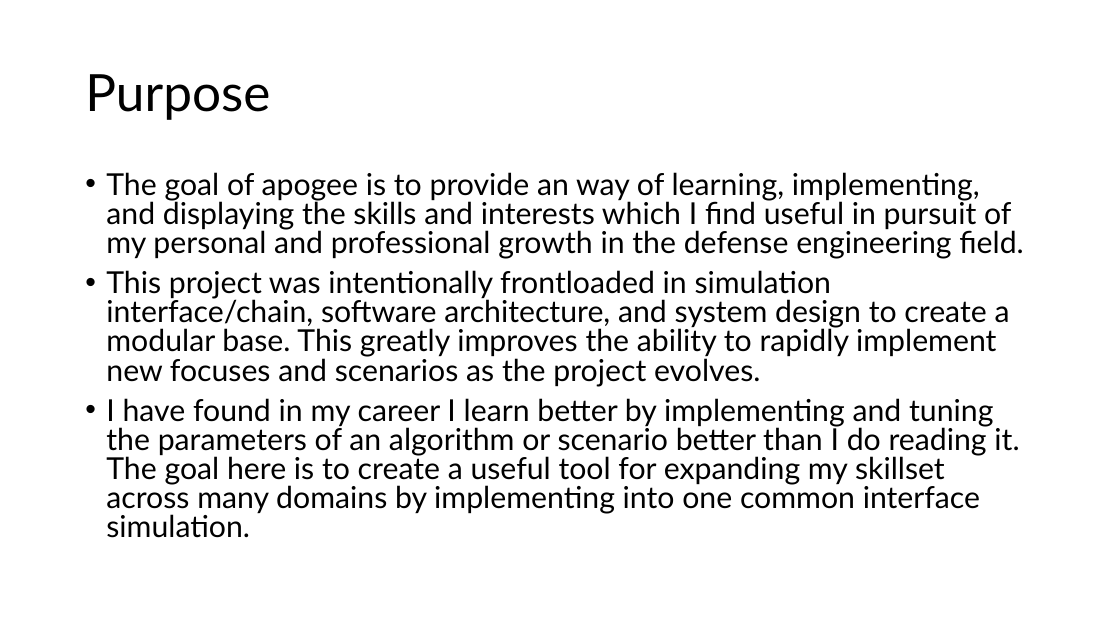
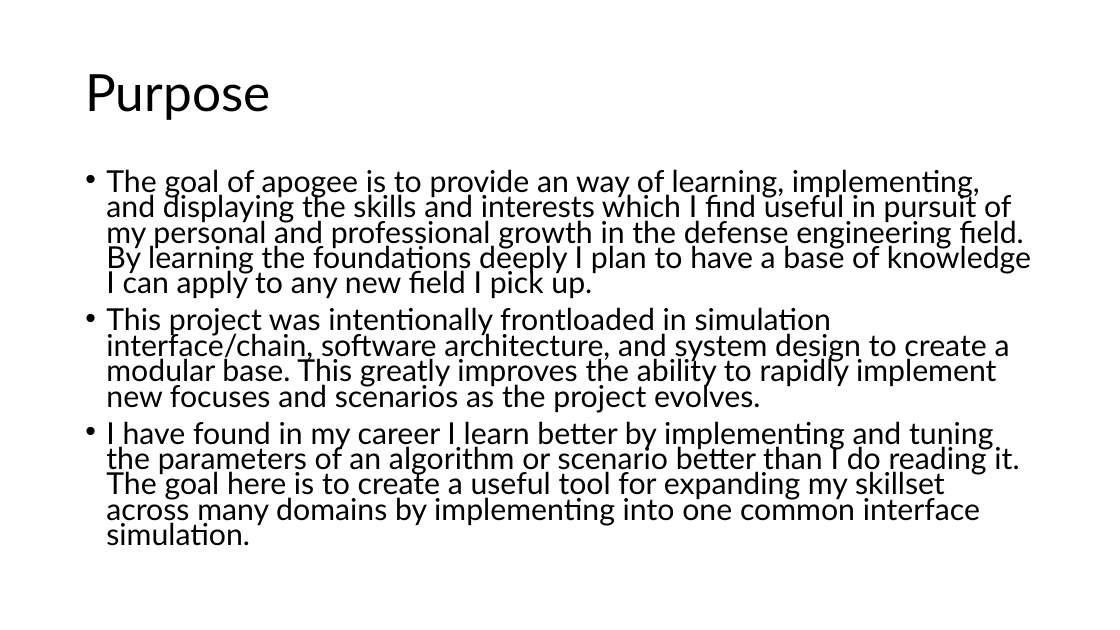
Before and after one commit to jeremyjestel/apogee, a slide deck: slide 2 of docs/Apogee_Progession.pptx. Drawn at 1120x630 pixels with LibreOffice and Linux fonts; fonts in the diff are those of the drawing. Boxes give left, top, right and bottom in pixels: in the first picture for what was removed or moved away, otherwise in the second. Text is boxed around its words. In the diff, an @@ line names an element or a change of style, - is before the commit and + after.

```diff
--- a/docs/Apogee_Progession.pptx
+++ b/docs/Apogee_Progession.pptx
@@ text at (106, 169, 1031, 299): text changed @@
-• The goal of apogee is to provide an way of learning, implementing, and displaying the skills and interests which I find useful in pursuit of my personal and professional growth in the defense engineering field.
+• The goal of apogee is to provide an way of learning, implementing, and displaying the skills and interests which I find useful in pursuit of my personal and professional growth in the defense engineering field. By learning the foundations deeply I plan to have a base of knowledge I can apply to any new field I pick up.
@@ text at (106, 307, 1019, 546): line spacing 0.8 to 0.7 @@
```
Also in this commit, not shown: 1 other slide changed, 3 other files.
